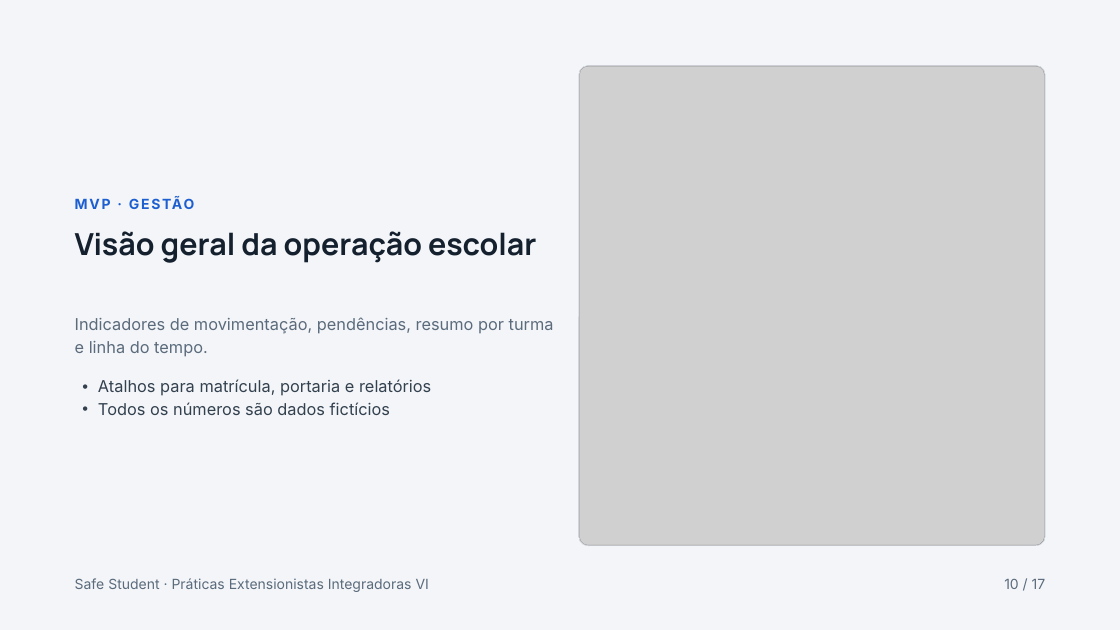
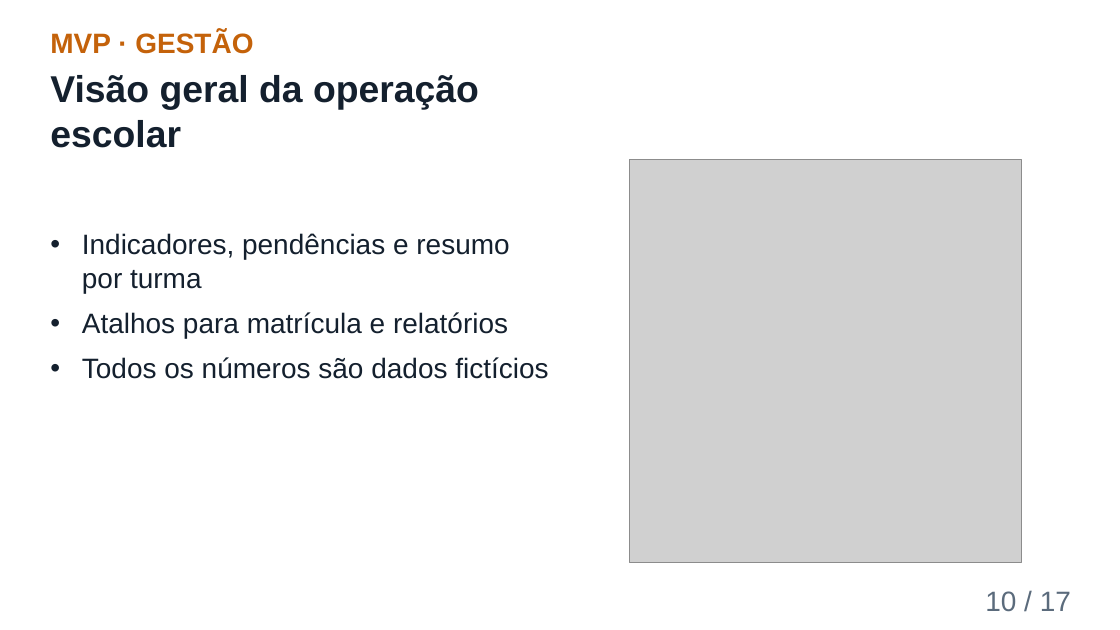
Before and after one commit to richaferreira/Safe_Student, a slide deck: slide 10 of 08_Apresentacao_Final_Safe_Student.pptx. Drawn at 1120x630 pixels with LibreOffice and Linux fonts; fonts in the diff are those of the drawing; grey boxes stand for pictures. Boxes give left, top, right and bottom in pixels: in the first picture for what was removed or moved away, otherwise in the second. Text is boxed around its words. In the diff, an @@ line names an element or a change of style, - is before the commit and + after.

```diff
--- a/08_Apresentacao_Final_Safe_Student.pptx
+++ b/08_Apresentacao_Final_Safe_Student.pptx
@@ background #F3F5F8 to #FFFFFF @@
@@ text "MVP · GESTÃO": place and size @@
-text "MVP · GESTÃO" at box(75, 192, 555, 214)
+text "MVP · GESTÃO" at box(50, 31, 253, 54)
@@ text "MVP · GESTÃO" at box(50, 31, 253, 54): size 12 to 24 pt, font Inter to Arial, text colour #1D5FD0 to #C4620A, letter spacing 1.5 to 0 pt; line spacing 16.8pt to 1 @@
@@ text "Visão geral da operação escolar": place and size @@
-text "Visão geral da operação escolar" at box(75, 231, 536, 263)
+text "Visão geral da operação escolar" at box(50, 75, 479, 148)
@@ text "Visão geral da operação escolar" at box(50, 75, 479, 148): size 26 to 32 pt, font Manrope to Arial; line spacing 28.6pt to 1 @@
@@ rounded rectangle removed at box(579, 66, 1046, 546) @@
@@ rounded rectangle removed at box(579, 66, 1045, 546) @@
@@ picture: place and size @@
-picture at box(580, 66, 1045, 545)
+picture at box(629, 160, 1021, 563)
@@ text "Indicadores, pendências e resumo por ...": place and size @@
-text "Indicadores, pendências e resumo por ..." at box(98, 379, 431, 415)
+text "Indicadores, pendências e resumo por ..." at box(82, 233, 548, 379)
@@ text at box(82, 233, 509, 338): text changed; size 14 to 24 pt; font Inter to Arial; text colour #33414F to #14202E @@
-• Atalhos para matrícula, portaria e relatórios
+• Indicadores, pendências e resumo por turma
+• Atalhos para matrícula e relatórios
@@ text removed at box(75, 317, 554, 357) @@
-Indicadores de movimentação, pendências, resumo por turma e linha do tempo.
@@ text at box(82, 357, 548, 379): size 14 to 24 pt, font Inter to Arial, text colour #33414F to #14202E in "Todos os números são dados fictícios"; indent changed; line spacing 19.6pt to 1; more space between paragraphs @@
@@ text removed at box(75, 578, 429, 592) @@
-Safe Student · Práticas Extensionistas Integradoras VI
@@ text "10 / 17": place and size @@
-text "10 / 17" at box(1004, 579, 1046, 589)
+text "10 / 17" at box(985, 591, 1071, 612)
@@ text "10 / 17" at box(985, 591, 1071, 612): size 12 to 24 pt, font Inter to Arial; line spacing 16.8pt to 1 @@
```
Also in this commit, not shown: 16 other slides changed, 2 other files.
